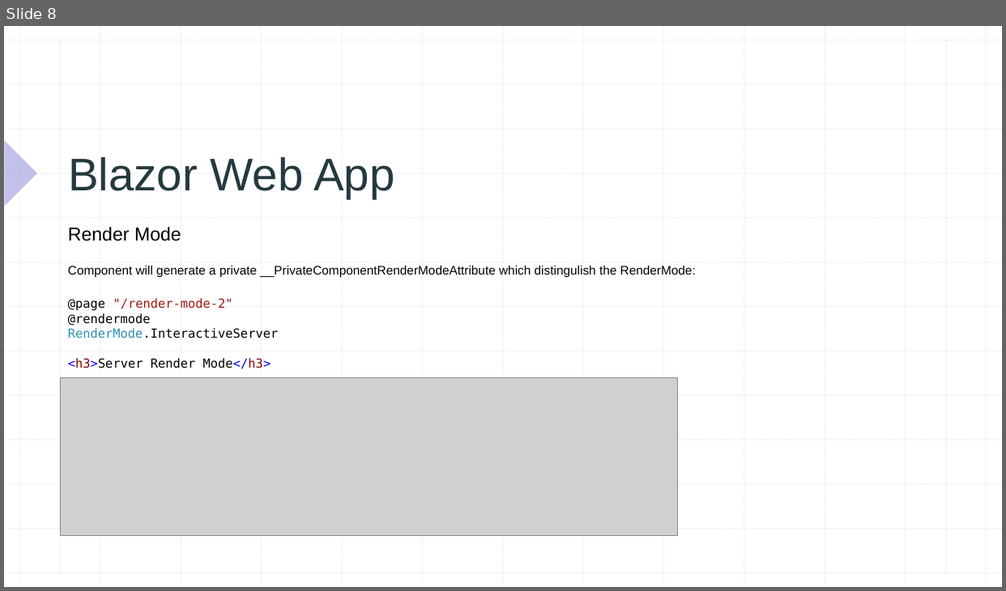
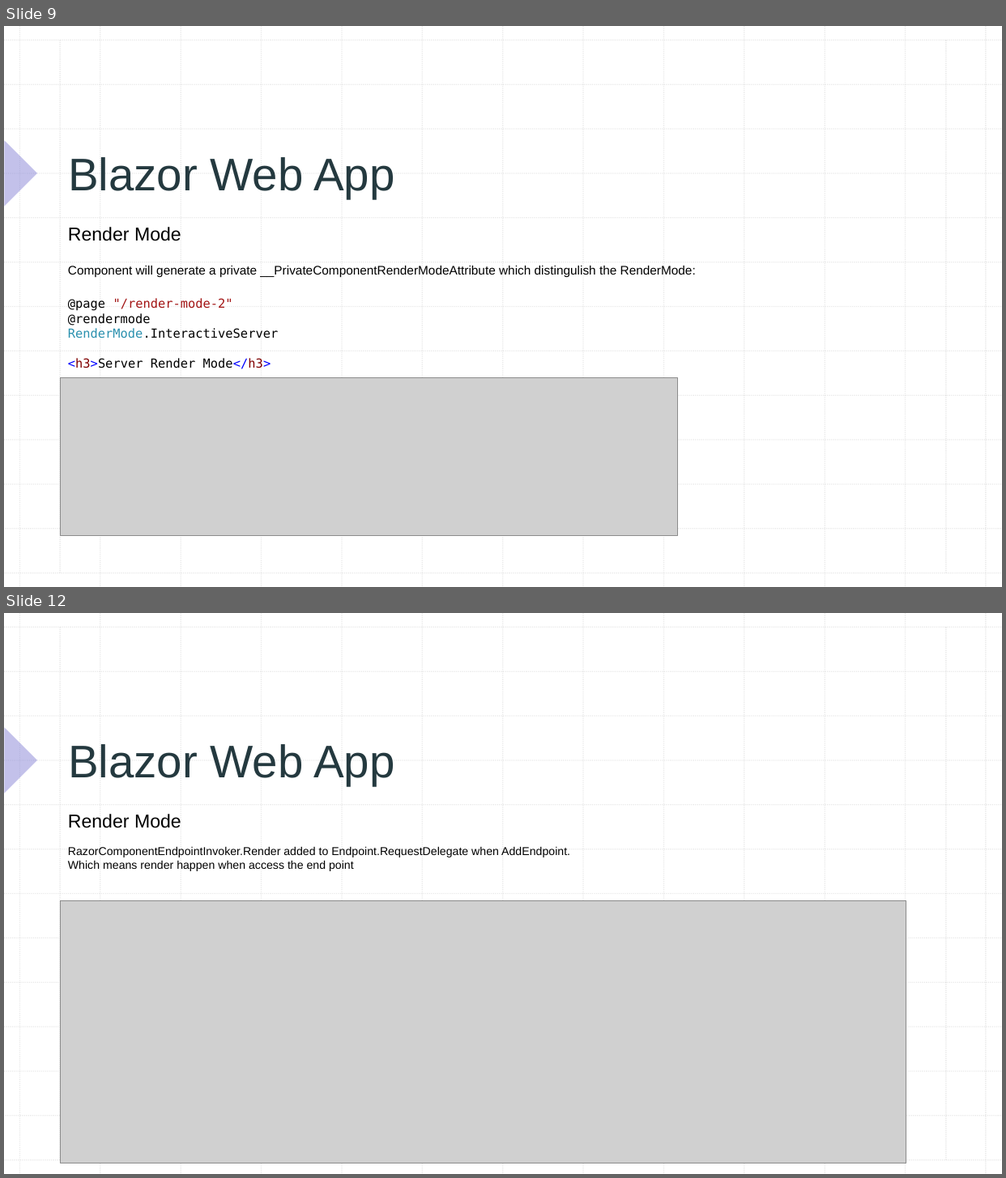
Before and after one commit to xccu/NetCore-Demo, a slide deck: Blazor in .net 8.pptx. Shown one above the other, each under a label of ours: slide 8 before the commit, slides 9 and 12 after it; the slides between them are not shown. The pictures are 1006x591 and 1006x1178 pixels, drawn with LibreOffice and Linux fonts; fonts in the diff are those of the drawing; grey boxes stand for pictures. Boxes give left, top, right and bottom in pixels: in the first picture for what was removed or moved away, otherwise in the second. Text is boxed around its words. In the diff, an @@ line names an element or a change of style, - is before the commit and + after.

```diff
--- a/Blazor in .net 8.pptx
+++ b/Blazor in .net 8.pptx
@@ slide 12 added at [4, 613, 1002, 1174], background #FFFFFF; not listed: 29 template elements that a slide beside it also shows @@
@@ title added at [68, 744, 394, 786], 44 pt, text #24393F @@
+Blazor Web App
@@ text added at [68, 814, 181, 828], 18 pt, text #000000 @@
+Render Mode
@@ text added at [68, 846, 570, 871], 11 pt, text #000000 @@
+RazorComponentEndpointInvoker.Render added to Endpoint.RequestDelegate when AddEndpoint.
+Which means render happen when access the end point
@@ picture added at [61, 901, 906, 1163] @@
@@ what was slide 8 is now slide 9 @@
```
Also in this commit, not shown: 2 slides changed, 5 other slides added, 14 other files.
